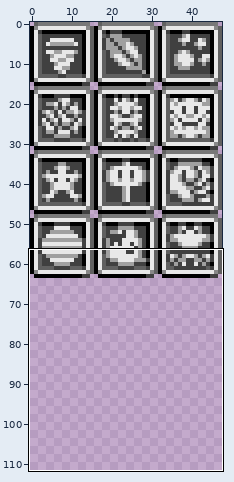
One commit to this sprite sheet: Powerup Blocks/remaining blocks.png. The picture above shows the old version from afar; the outline marks the close-up.
Close-up. First the earlier version:
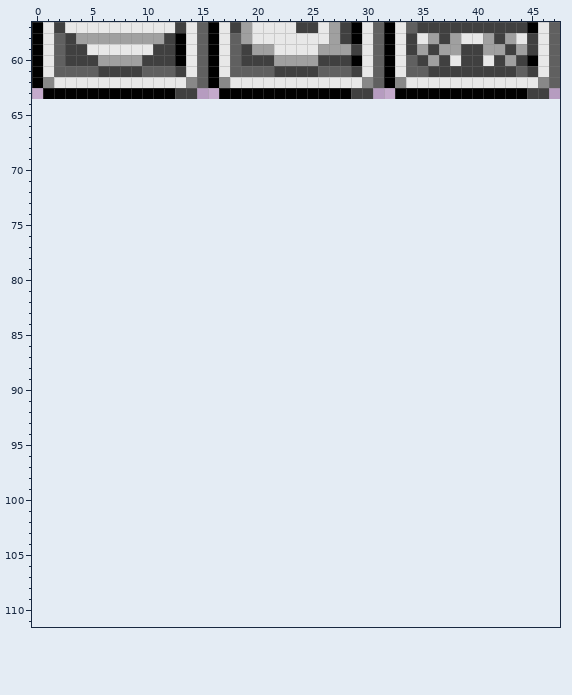
The file is 48x64 pixels. Colours within 5 levels of each other are drawn and written as one. Shown: x 0..47, y 57..111. The old version is drawn lined up with the new one, on the new canvas.
After the commit:
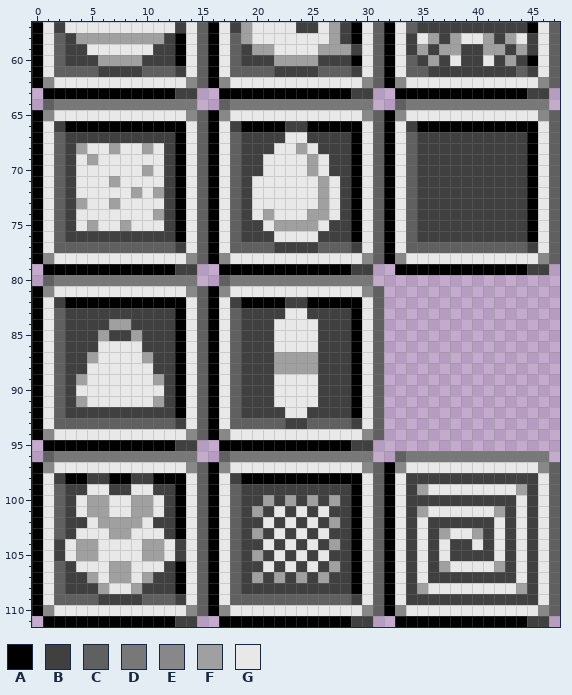
Palette (. is transparent): A #000000  B #404040  C #606060  D #787878  E #888888  F #a0a0a0  G #e8e8e8
Edits made:
canvas 48x64 -> 48x112
y 64: x 1..14 .............. -> CDDDDDDDDDDDDD; x 17..30 .............. -> CDDDDDDDDDDDDD; x 33..46 .............. -> CDDDDDDDDDDDDD
y 65: x 0..47 ................................................ -> AEGGGGGGGGGGGGECAEGGGGGGGGGGGGECAEGGGGGGGGGGGGEC
y 66: x 0..47 ................................................ -> AGBAAAAAAAAAAAGCAGBAAAABBAAAAAGCAGBAAAAAAAAAAAGC
y 67: x 0..47 ................................................ -> AGCBBBBBBBBBBAGCAGCBBBBGGBBBBAGCAGCBBBBBBBBBBAGC
y 68: x 0..47 ................................................ -> AGCBFGGFGGFGBAGCAGCBBBGGFGBBBAGCAGCBBBBBBBBBBAGC
y 69: x 0..47 ................................................ -> AGCBGFGGGGGGBAGCAGCBBGGGGFGBBAGCAGCBBBBBBBBBBAGC
y 70: x 0..47 ................................................ -> AGCBGGGGGGFGBAGCAGCBBGGGGFGBBAGCAGCBBBBBBBBBBAGC
y 71: x 0..47 ................................................ -> AGCBGGGFGGGGBAGCAGCBGGGGGGFGBAGCAGCBBBBBBBBBBAGC
y 72: x 0..47 ................................................ -> AGCBGGGGGFGFBAGCAGCBGGGGGGFGBAGCAGCBBBBBBBBBBAGC
y 73: x 0..47 ................................................ -> AGCBFGGFGGGGBAGCAGCBGGGGGGFGBAGCAGCBBBBBBBBBBAGC
y 74: x 0..47 ................................................ -> AGCBGGGGGGGFBAGCAGCBGFGGGFFGBAGCAGCBBBBBBBBBBAGC
y 75: x 0..47 ................................................ -> AGCBGFGGFGGGBAGCAGCBBGFFFFGBBAGCAGCBBBBBBBBBBAGC
y 76: x 0..47 ................................................ -> AGCBBBBBBBBBBAGCAGCBBBGGGGBBBAGCAGCBBBBBBBBBBAGC
y 77: x 0..47 ................................................ -> AGCCCCCCCCCCCBGCAGCCCCBBBBCCCBGCAGCCCCCCCCCCCBGC
y 78: x 0..47 ................................................ -> AEGGGGGGGGGGGGECAEGGGGGGGGGGGGECAEGGGGGGGGGGGGEC
y 79: x 1..14 .............. -> AAAAAAAAAAAABB; x 17..30 .............. -> AAAAAAAAAAAABB; x 33..46 .............. -> AAAAAAAAAAAABB
y 80: x 1..14 .............. -> CDDDDDDDDDDDDD; x 17..30 .............. -> CDDDDDDDDDDDDD
y 81: x 0..31 ................................ -> AEGGGGGGGGGGGGECAEGGGGGGGGGGGGEC
y 82: x 0..31 ................................ -> AGBAAAAAAAAAAAGCAGBAAAABBAAAAAGC
y 83: x 0..31 ................................ -> AGCBBBBBBBBBBAGCAGCBBBBGGBBBBAGC
y 84: x 0..31 ................................ -> AGCBBBBFFBBBBAGCAGCBBBGGGGBBBAGC
y 85: x 0..31 ................................ -> AGCBBBFBBFBBBAGCAGCBBBGGGGBBBAGC
y 86: x 0..31 ................................ -> AGCBBBGGGGBBBAGCAGCBBBGGGGBBBAGC
y 87: x 0..31 ................................ -> AGCBBFGGGGFBBAGCAGCBBBFFFFBBBAGC
y 88: x 0..31 ................................ -> AGCBBGGGGGGBBAGCAGCBBBFFFFBBBAGC
y 89: x 0..31 ................................ -> AGCBFGGGGGGFBAGCAGCBBBGGGGBBBAGC
y 90: x 0..31 ................................ -> AGCBGGGGGGGGBAGCAGCBBBGGGGBBBAGC
y 91: x 0..31 ................................ -> AGCBFGGGGGGFBAGCAGCBBBGGGGBBBAGC
y 92: x 0..31 ................................ -> AGCBBBBBBBBBBAGCAGCBBBBGGBBBBAGC
y 93: x 0..31 ................................ -> AGCCCCCCCCCCCBGCAGCCCCCBBCCCCBGC
y 94: x 0..31 ................................ -> AEGGGGGGGGGGGGECAEGGGGGGGGGGGGEC
y 95: x 1..14 .............. -> AAAAAAAAAAAABB; x 17..30 .............. -> AAAAAAAAAAAABB
y 96: x 1..14 .............. -> CDDDDDDDDDDDDD; x 17..30 .............. -> CDDDDDDDDDDDDD; x 33..46 .............. -> CDDDDDDDDDDDDD
y 97: x 0..47 ................................................ -> AEGGGGGGGGGGGGECAEGGGGGGGGGGGGECAEGGGGGGGGGGGGEC
y 98: x 0..47 ................................................ -> AGBAABBAABBAAAGCAGBAAAAAAAAAAAGCAGBBBBBBBBBBBBGC
y 99: x 0..47 ................................................ -> AGCBBGGBBGGBBAGCAGCBBBBBBBBBBAGCAGBFGGGGGGGGFBGC
y 100: x 0..47 ................................................ -> AGCBGFFGGFFGBAGCAGCBBFBFBFBFBAGCAGBBBBBBBBBBGBGC
y 101: x 0..47 ................................................ -> AGCBGFFGGFFGBAGCAGCBFBGBGBGBBAGCAGBFGGGGGGFBGBGC
y 102: x 0..47 ................................................ -> AGCBBGFFFFGBBAGCAGCBBGBGBGBFBAGCAGBGBBBBBBGBGBGC
y 103: x 0..47 ................................................ -> AGCBGGGFFGGGBAGCAGCBFBGBGBGBBAGCAGBGBFGGFBGBGBGC
y 104: x 0..47 ................................................ -> AGBGFFGGGGFFGBGCAGCBBGBGBGBFBAGCAGBGBGBBGBGBGBGC
y 105: x 0..47 ................................................ -> AGBGFFGGGGFFGBGCAGCBFBGBGBGBBAGCAGBGBGBBBBGBGBGC
y 106: x 0..47 ................................................ -> AGCBGGGFFGGGBAGCAGCBBGBGBGBFBAGCAGBGBFGGGGFBGBGC
y 107: x 0..47 ................................................ -> AGCBBFGFFGFBBAGCAGCBFBFBFBFBBAGCAGBGBBBBBBBBGBGC
y 108: x 0..47 ................................................ -> AGCBBBFGGFBBBAGCAGCBBBBBBBBBBAGCAGBFGGGGGGGGFBGC
y 109: x 0..47 ................................................ -> AGCCCCBBBBCCCBGCAGCCCCCCCCCCCBGCAGBBBBBBBBBBBBGC
y 110: x 0..47 ................................................ -> AEGGGGGGGGGGGGECAEGGGGGGGGGGGGECAEGGGGGGGGGGGGEC
y 111: x 1..14 .............. -> AAAAAAAAAAAABB; x 17..30 .............. -> AAAAAAAAAAAABB; x 33..46 .............. -> AAAAAAAAAAAABB
